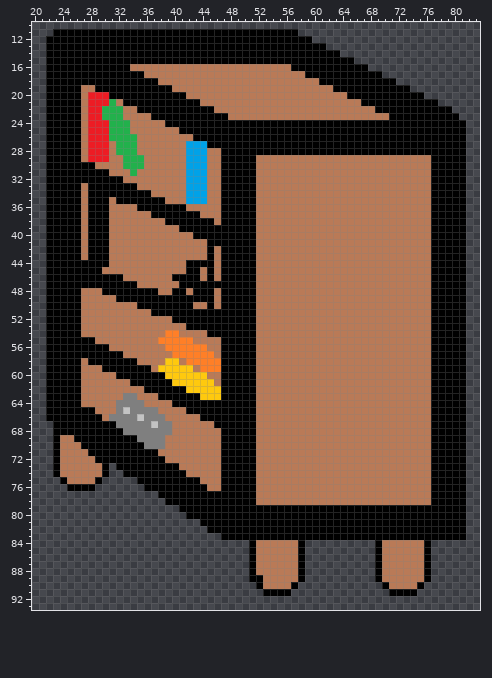
One commit to this sprite sheet: Assets/Bookcase.png. The picture above is the old version.
The file is 96x96 pixels. Shown: x 20..83, y 10..93.
The result:
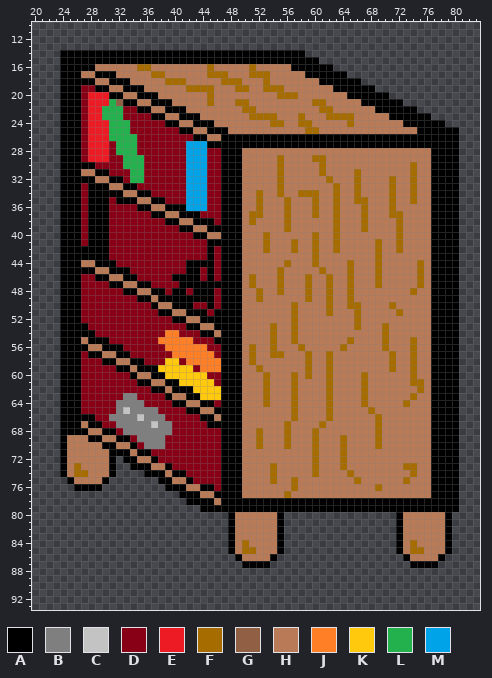
Palette (. is transparent): A #000000  B #7f7f7f  C #c3c3c3  D #880015  E #ed1c24  F #a66c00  G #916044  H #b97a57  J #ff7f27  K #ffc90e  L #22b14c  M #00a2e8
The edit:
Changed rows in their new state; - is an unchanged pixel.
first column x 22:
11 -...................................------------------------
12 ......................................----------------------
13 ........................................--------------------
14 ..-----------------------------------.....------------------
15 ..-------------------------------------.....----------------
16 ..-----HHHHH-FF--------F-----F-----------.....--------------
17 ..---HH---HHHH-FF------FFF---FFF-----------.....------------
18 ..-----HH---HHHH-FFF-----FFF---F-------------.....----------
19 ..---DD--HH---HHHH--FFFF---FF--FFF-------------.....--------
20 ..---D-----HH---HHHH---F---------FFF-------------.....------
21 ..---D----G--HH---HHHH-F---FF---------FF-----------.....----
22 ..---D-----DD--HH---HHHH----FF---------FF------------.....--
23 ..---D-----DDDD--HH---HHHH---FFFF---F---FFFF-----------....-
24 ..---D------DDDDD--HH---HHHHHHHHFFHHFFHHHHHFHHHHHHH------...
25 ..---D------DDDDDDD--HH---HHHHHHHHHHHFFHHHHHHHHHHHHHH------.
26 ..---D-------DDDDDDDD--HH----------------------------------.
27 ..---D---D---DDDDDDD---------------------------------------.
28 ..---D---D---DDDDDDD---DD---HHHHHHHHHHHHHHHHHHHHHHHHHHH----.
29 ..---D---DD---DDDDDD---DD---HH---F----FF-------------------.
30 ..-----DDDD---DDDDDD---DD---HH---F-----F------------F------.
31 ..---HH--DDD-LDDDDDD---DD---HH---F-----F----F-------F------.
32 ..-----HH--DLLDDDDDD---DD---HH---F------F---F----F--F------.
33 ..---D---HH--DDDDDDD---DD---HH---F-------F--F----F--F------.
34 ..---D-----HH--DDDDD---DD---HHF--F--FFF--F--F----F--F------.
35 ..---D---D---HH--DDD---DD---HHF---F---F--F--FF---F--F------.
36 ..---D---DDDD--HH---MMMDD---HHF---F---F--F---F---F---------.
37 ..---D---DDDDDD--HH---DDD---HFF---F---F--F---F---FF--------.
38 ..---D---DDDDDDDD--HH---D---HF----F------F---F----F--------.
39 ..---D---DDDDDDDDDD--HH-----HH----F------F---F----F--------.
40 ..---D---DDDDDDDDDDDD--HH---HH-F------F--F--------F--------.
41 ..---D---DDDDDDDDDDDDDD-----HH-F---F--F--F-----F--F--------.
42 ..---A---DDDDDDDDDDDDDD-D---HH-F---F--F--F-----F--F--------.
43 ..---A---DDDDDDDDDDDDDD-D---HH--------F--------F-----------.
44 ..---HH--ADDDDDDDDDD----D---HH----F---F----F---F-----F-----.
45 ..-----H-AAADDDDDDDD--D-D---HH---F-----F---F---F-----F-----.
46 ..---DD--HHAADDDDD----D-D---HF---F---F--F--F---F-----F-----.
47 ..---DDDD--HHAADDDD---------HF---F---F--F--F---F-----F-----.
48 ..---DDDDDD--HH-AD--D---D---HHF--F---F--F--F--------F------.
49 ..---DDDDDDDD--H--------D---HHF------F--F--F---------------.
50 ..---DDDDDDDDDD-HH---DD-D---HH-----F----F--FF----F---------.
51 ..---DDDDDDDDDDD--HH---D----HH-----F----F---F-----F--------.
52 ..---DDDDDDDDDDDDD--HH------HH-----F--------F--------------.
53 ..---ADDDDDDDDDDDDDD--HH----HH--F--F--------F---F----------.
54 ..---AADDDDDDDDDD--DDDA-H---HH--F--F------------F----------.
55 ..---H-AADDDDDDD-----DDDA---HH--F--F-------F----F---F------.
56 ..----HH-AADDDDDD------DD---HF--F---F-----F-----F---F------.
57 ..---D--HH-ADDDDDD------D---HF--FF---F--F--------F--F------.
58 ..---DDD--HH-ADDD--D--------HF-------F--F--------F--F------.
59 ..---DDDDD--H--A-----D------HHF------F--F--------F--F------.
60 ..---DDDDDDD-HH--------DD---HH-F---F-F--F----F------F------.
61 ..---DDDDDDDD--HH-A-----D---HH-F---F----F----F------FF-----.
62 ..---DDDDDDDDDD--H--A-------HH-F---F----F----F-------F-----.
63 ..---DDDDDD--DDDD-HH--------HH-F---F----F----F------F------.
64 ..---DDDDD----DDDD--HH--D---HH-F---F----F----F-----F-------.
65 ..---DDDDD------DDDD--HH----HH-----F----F-----F------------.
66 ..-----DD--------DDDDD--H---HH-----F----F------F-----------.
67 -.---H--DD--------DDDDDA----HH----F----F-------F-----------.
68 -.----HH--D-------DDDDDDD---HHF---F---F--------F-----------.
69 -.A-HH--HH--D----DDDDDDDD---HHF---F---F---F----F-----------.
70 -.A--HHH--HH-D---DDDDDDDD---HHF---F---F---F----F-----------.
71 -.A---HHH---H--DDDDDDDDDD---HH--------F---F----------------.
72 -.A----HH-.--HH-DDDDDDDDD---HH--------F---F----------------.
73 -.A-F---HA..---HH-DDDDDDD---HH--F-----F---F--------FF------.
74 -.A-FF--HA-...---H--DDDDD---HH--F-----F----F--------F------.
75 --.A---HA----...--HH-DDDD---HH--F--F--------F------F-------.
76 ---.---A------...---HH-AD---HH-----F-----------F-----------.
77 ----------------...---HH----HH----F------------------------.
78 -----------------...----H-----AAAAAAAAAAAAAAAAAAAAAAAAA----.
79 -------------------...-------------------------------------.
80 --------------------......-HHHHHH-................-HHHHHH-..
81 ----------------------....-HHHHHH-................-HHHHHH-..
82 -----------------------...-HHHHHH-................-HHHHHH-..
83 -------------------------.-HHHHHH-................-HHHHHH-..
84 --------------------------AHFH---A...----------...A-F-HHHA--
85 --------------------------AHFF---A...----------...A-FFHHHA--
86 ---------------------------AHH--A....----------....A--HHA---
87 ----------------------------A-AA.....----------.....AA-A----
88 -----------------------------........----------........-----
89 -----------------------------........----------........-----
90 ------------------------------......------------......------
91 -------------------------------....--------------....-------
